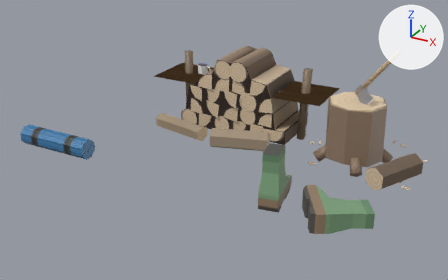
One commit to the glTF model props/lived/lived.glb: the scene before it, then after it.
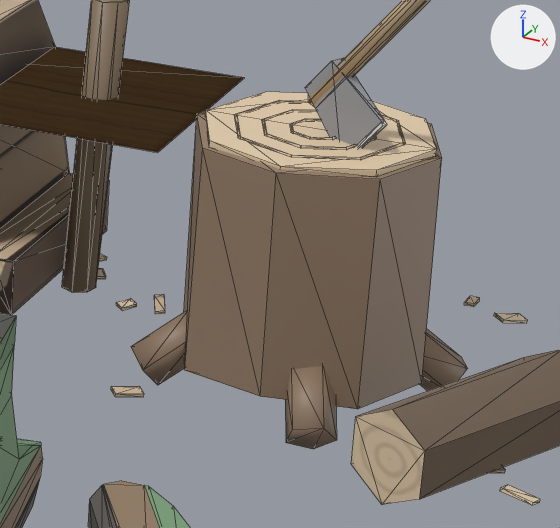
The first picture shows the older version from a camera (50 mm lens) standing at (2.19, -4.33, 1.98) and looking at (0.16, -0.63, 0.13). The close-ups show the older and then the newer version on the part from 63% to 93% of the width and 25% to 70% of the height of that picture. Only the edits that show in the close-ups are written down. Arrows for +X, +Y and +Z are at upper right; the lights stay in place. The close-ups show mesh edges as thin lines. Vertices at exactly the same position are counted once.

Names of what the first close-up shows: 'LooseLogs', 'SeatTop_2', 'TentSide', 'WoodPile', 'WoodStack'.
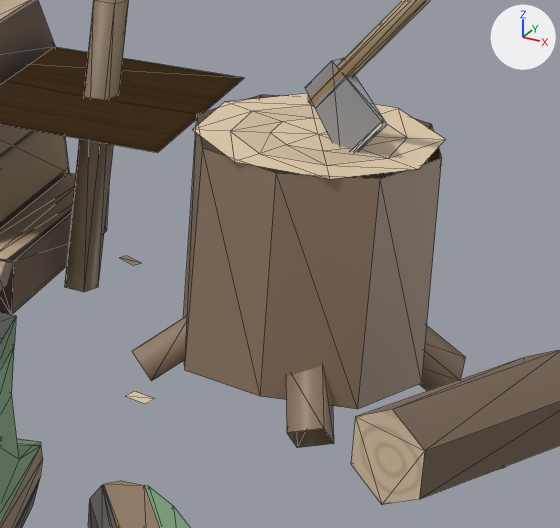
Changed parts and their boxes [x1, y1, x2, y2] in the close-ups (560 x 528 px; the box of a moved part takes in the faces that stretch with it):
'WoodPile', reshaped: before [62, 0, 540, 506]; after [65, 0, 504, 471]
part 1 of me_cylinder_108, rebuilt (46% wider, 41% taller): before [234, 100, 406, 160]; after [193, 94, 445, 179]
part 2 of me_cylinder_108, deleted: before [97, 92, 540, 506]
part 3 of me_cylinder_108, moved or reshaped: before [62, 0, 505, 473]; after [65, 0, 504, 471]
'SeatTop_1', unchanged, uncovered by the edit: after [0, 47, 244, 153]
'SeatTop_2', unchanged, covered by the edit: before [0, 47, 244, 153]

The edits, one by one:
me_cylinder_108 is used by ob_woodpile; location (0.0, 0.0, 0.0).
me_cylinder_108 had 316 vertices, 532 faces and spanned x -0.57..1.52, y -0.52..0.38, z -0.07..0.88.
me_cylinder_108 now has 161 vertices, 178 faces and spans x -0.57..1.52, y -0.48..0.22, z -0.06..0.88.
me_cylinder_108 part 1: the loose piece of 24 vertices spanning x 0.85..1.15, y -0.3..0.0, z 0.43 is rebuilt with 25 vertices and now spans x 0.8..1.2, y -0.35..0.05, z 0.42.
me_cylinder_108 part 2: 15 loose pieces with 160 vertices, spanning x 0.48..1.51, y -0.52..0.38, z -0.01..0.43, are deleted.
me_cylinder_108 part 3: 12 vertices moved from x 0.48..1.52, y -0.43..0.12, z -0.07..0.55 to x 0.5..1.52, y -0.42..0.12, z -0.06..0.55; 50 vertices removed from x 0.49..1.52, y -0.45..0.13, z -0.06..0.55; 60 vertices added at x 0.42..1.51, y -0.48..0.22, z -0.06..0.55.
Other edits to the shape of me_cylinder_108 do not show in these pictures.
